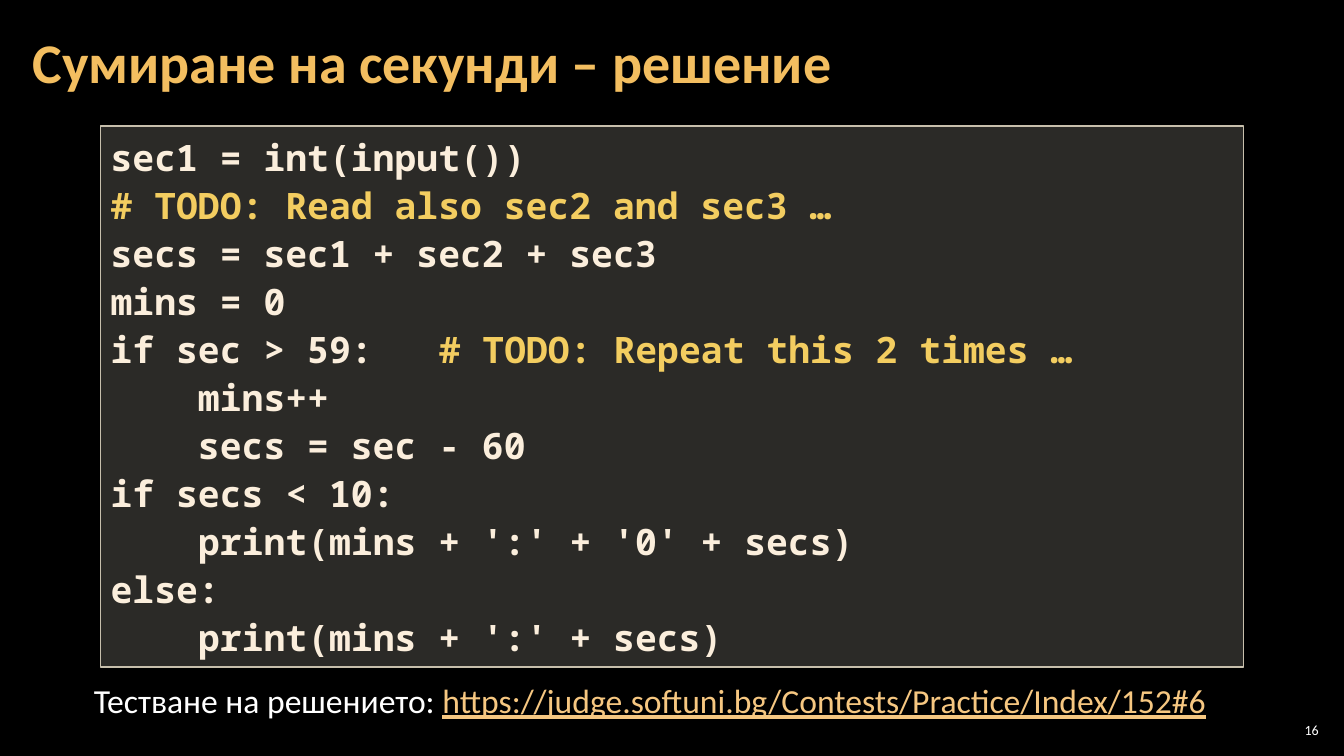
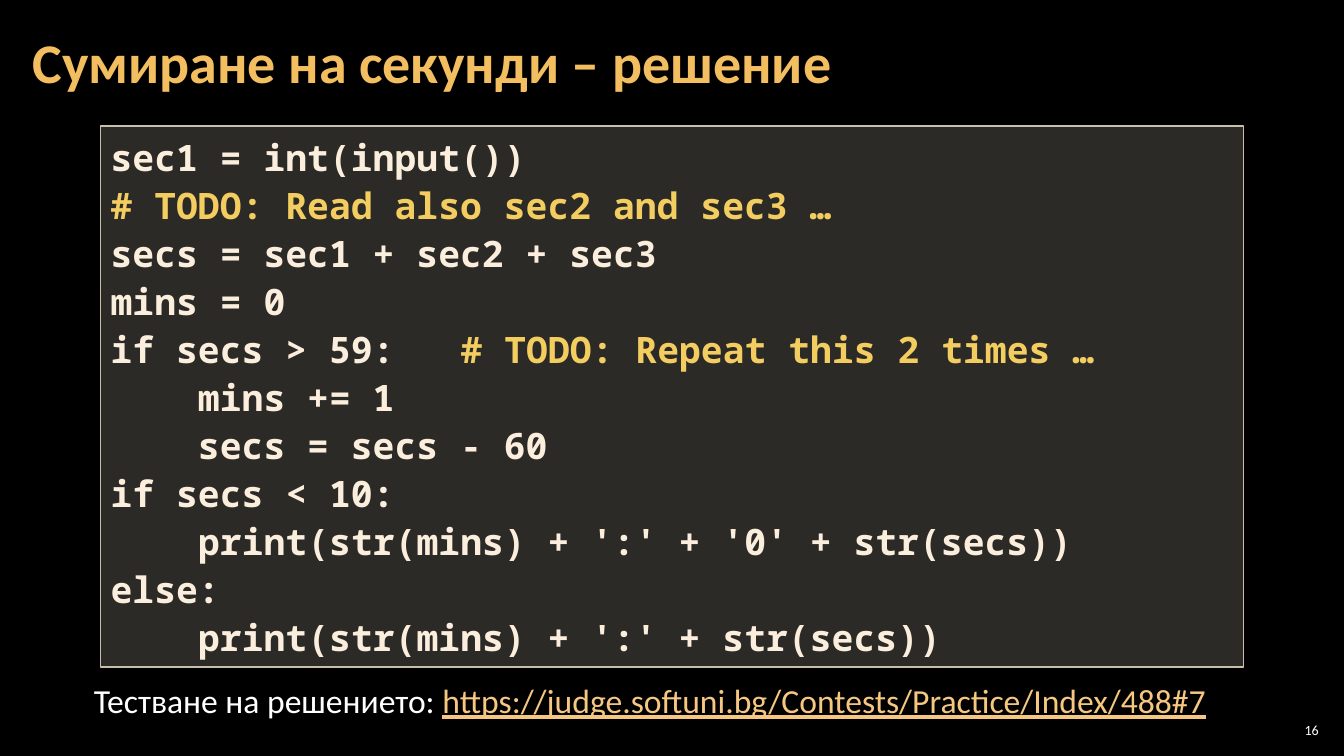
Before and after one commit to Software-University/Python-Basics, a slide deck: slide 16 of 3. Simple-Conditions/3. Simple-Conditions.pptx. Drawn at 1344x756 pixels with LibreOffice and Linux fonts; fonts in the diff are those of the drawing; background and template pictures are left out. Boxes give left, top, right and bottom in pixels: in the first picture for what was removed or moved away, otherwise in the second. Text is boxed around its words. In the diff, an @@ line names an element or a change of style, - is before the commit and + after.

```diff
--- a/3. Simple-Conditions/3. Simple-Conditions.pptx
+++ b/3. Simple-Conditions/3. Simple-Conditions.pptx
@@ text in rectangle at (x1=111, y1=335, x2=1050, y2=460): text changed @@
-if sec > 59: # TODO: Repeat this 2 times …
-mins++
-secs = sec - 60
+if secs > 59: # TODO: Repeat this 2 times …
+mins += 1
+secs = secs - 60
@@ text in rectangle at (x1=198, y1=527, x2=1072, y2=564): text changed @@
-print(mins + ':' + '0' + secs)
+print(str(mins) + ':' + '0' + str(secs))
@@ text in rectangle at (x1=198, y1=623, x2=940, y2=660): text changed @@
-print(mins + ':' + secs)
+print(str(mins) + ':' + str(secs))
@@ text at (x1=94, y1=689, x2=1205, y2=719): text changed @@
-Тестване на решението: https://judge.softuni.bg/Contests/Practice/Index/152#6
+Тестване на решението: https://judge.softuni.bg/Contests/Practice/Index/488#7
```
Also in this commit, not shown: 8 other slides changed, 10 other files.
